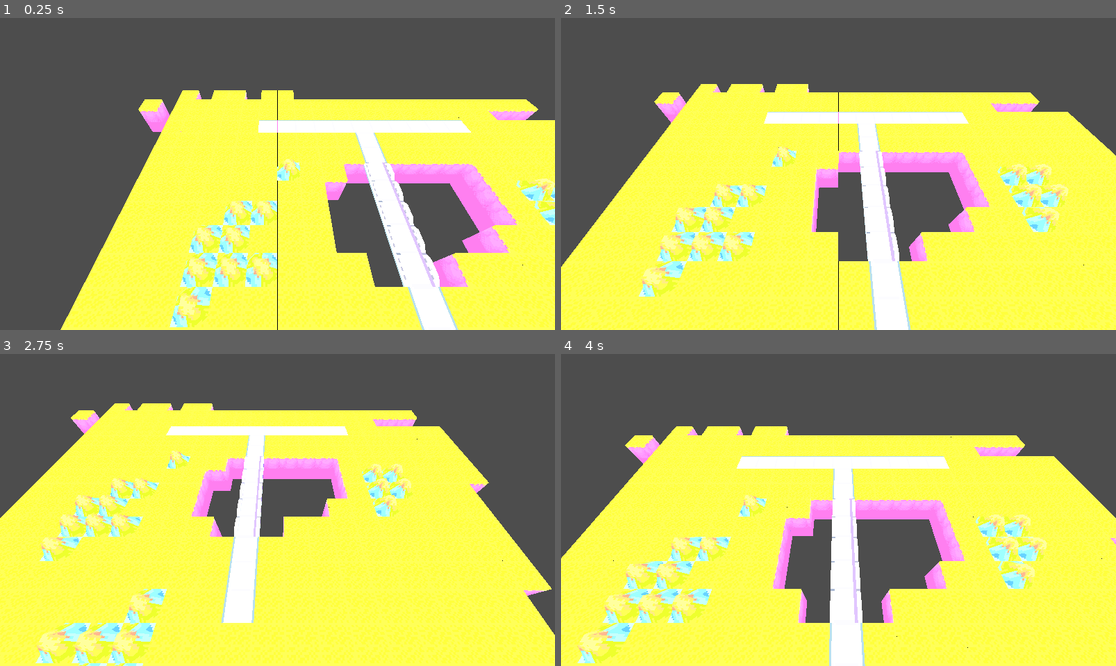
Above: before the commit, frames 1-4 (two rows, left to right).
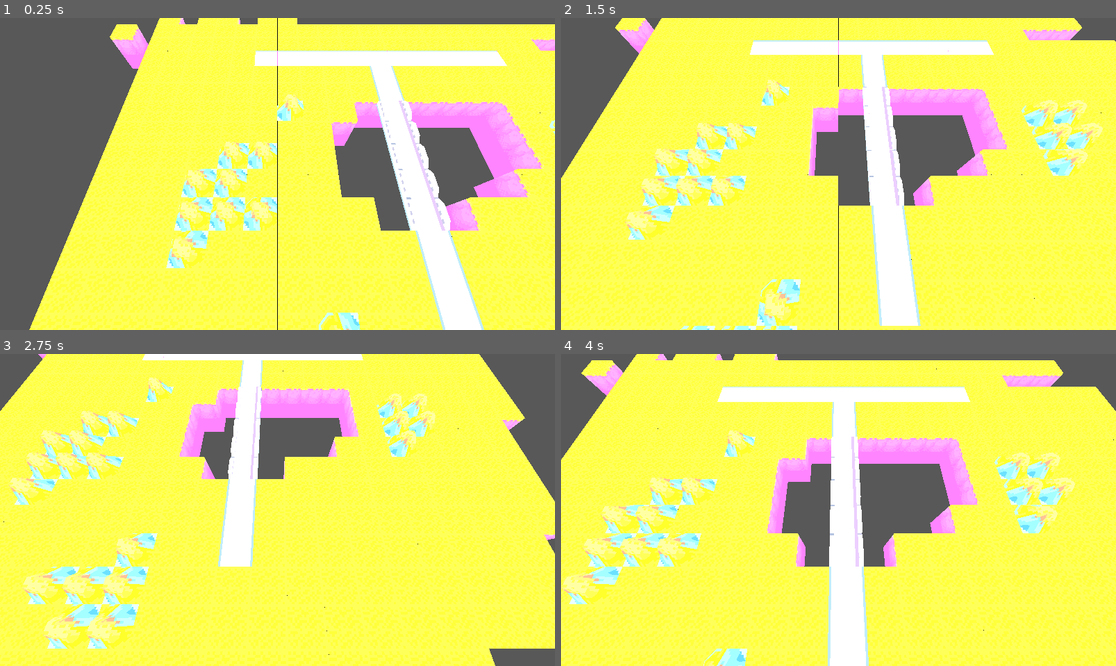
Above: after the commit, the same moments.

Repository: DinossauroProductions/Advance-Wars-2.5D
Game: Godot game, scene res://Assets/Scenes/Cenário.tscn
Two runs of this game, one before a commit and one after it. Both use one fixed random seed, a clock stepped at 60 frames per second and the inputs below.
Inputs:
- Up to frame 1 (0.25 s): no input
- Up to frame 2 (1.5 s): tap Enter at 0.5 s; hold D (Move_right) 0.53-1.28 s; hold S (Move_down) from 1.28 s (still down)
- Up to frame 3 (2.75 s): release S (Move_down) at 2.03 s; hold D (Move_right) from 2.03 s (still down)
- Up to frame 4 (4 s): release D (Move_right) at 2.78 s; hold W (Move_up) 2.78-3.53 s; hold A (Move_left) from 3.53 s (still down)

The runs differ from the first frame. In frame 1, 64% of the frame differs, in the area x 5-100%, y 0-100%; in frame 2, 69%; in frame 3, 68%; in frame 4, 70%, in the area x 0-100%, y 0-100%.

Commit message:
Refactor: Organização e limpeza

Diff:
--- a/EstratégiaEmTurnosTeste/Assets/Materials/Skybox_material.tres
+++ /dev/null
@@ -1,8 +0,0 @@
-[gd_resource type="StandardMaterial3D" load_steps=2 format=3 uid="uid://bwn1gxcbt4gw1"]
-
-[ext_resource type="Texture2D" uid="uid://sdtmndnntdg0" path="res://Assets/Sprites/Daylight Box UV.png" id="1_at88m"]
-
-[resource]
-cull_mode = 2
-albedo_texture = ExtResource("1_at88m")
-normal_scale = 8.45
--- a/EstratégiaEmTurnosTeste/Assets/Scenes/Cenário.tscn
+++ b/EstratégiaEmTurnosTeste/Assets/Scenes/Cenário.tscn
@@ -1,6 +1,6 @@
 [gd_scene load_steps=4 format=3 uid="uid://dbi6gy4kk03xt"]
 
-[ext_resource type="MeshLibrary" uid="uid://bwxibl2v6nrxi" path="res://Assets/TileModels.tres" id="1_hxcg8"]
+[ext_resource type="MeshLibrary" uid="uid://bwxibl2v6nrxi" path="res://Assets/Models/TileModels.tres" id="1_hxcg8"]
 [ext_resource type="Script" path="res://Assets/Scripts/Player.gd" id="2_k1ail"]
 
 [sub_resource type="Environment" id="Environment_37wob"]
@@ -11,11 +11,16 @@
 tonemap_exposure = 0.8
 ssao_enabled = true
 ssao_radius = 0.84
+ssao_intensity = 2.41
 ssao_power = 5.04537
 fog_light_color = Color(0, 0.423529, 0.639216, 1)
-volumetric_fog_enabled = true
-volumetric_fog_emission = Color(0.517647, 0.631373, 0.321569, 1)
-volumetric_fog_length = 7.0
+volumetric_fog_density = 0.0245
+volumetric_fog_emission = Color(0.533333, 0.596078, 0.227451, 1)
+volumetric_fog_length = 9.0
+adjustment_enabled = true
+adjustment_brightness = 1.1
+adjustment_contrast = 0.91
+adjustment_saturation = 1.09
 
 [node name="Cenário" type="Node3D"]
 
@@ -31,7 +36,7 @@
 cameraSpeed = 8.0
 
 [node name="PlayerCamera" type="Camera3D" parent="PlayerObject"]
-transform = Transform3D(-1, 0, 0, 0, 0.602094, 0.798425, 0, 0.798425, -0.602094, 0, 15.1631, 0)
+transform = Transform3D(-1, 0, 0, 0, 0.420862, 0.907125, 0, 0.907125, -0.420862, 0, 13.0828, 0)
 size = 37.637
 
 [node name="WorldEnvironment" type="WorldEnvironment" parent="."]
Binary file removed: EstratégiaEmTurnosTeste/Assets/Models/Terrain_Models_Atlas.glb
Not shown, removed: EstratégiaEmTurnosTeste/Assets/Models/Terrain_Models_Atlas.glb.import
Binary file removed: EstratégiaEmTurnosTeste/Assets/Models/Terrain_Models_Atlas_Tex_GrassLand.png
Not shown, removed: EstratégiaEmTurnosTeste/Assets/Models/Terrain_Models_Atlas_Tex_GrassLand.png.import
Binary file removed: EstratégiaEmTurnosTeste/Assets/Models/Terrain_Models_Atlas_Tex_Mountains.png
Not shown, removed: EstratégiaEmTurnosTeste/Assets/Models/Terrain_Models_Atlas_Tex_Mountains.png.import
Binary file removed: EstratégiaEmTurnosTeste/Assets/Models/Terrain_Models_Atlas_Tex_Roads.png
Not shown, removed: EstratégiaEmTurnosTeste/Assets/Models/Terrain_Models_Atlas_Tex_Roads.png.import
Renamed: EstratégiaEmTurnosTeste/Assets/TileModels.tres -> EstratégiaEmTurnosTeste/Assets/Models/TileModels.tres
Binary file removed: EstratégiaEmTurnosTeste/Assets/Sprites/Daylight Box UV.png
Not shown, removed: EstratégiaEmTurnosTeste/Assets/Sprites/Daylight Box UV.png.import
